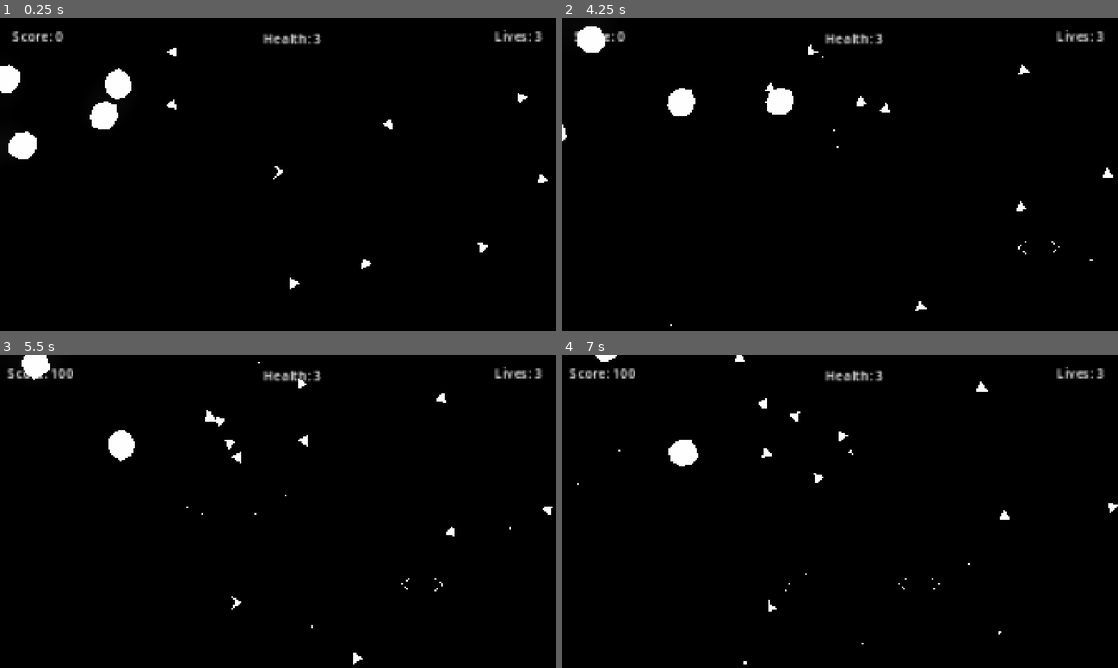
Above: before the commit, frames 1-4 (two rows, left to right).
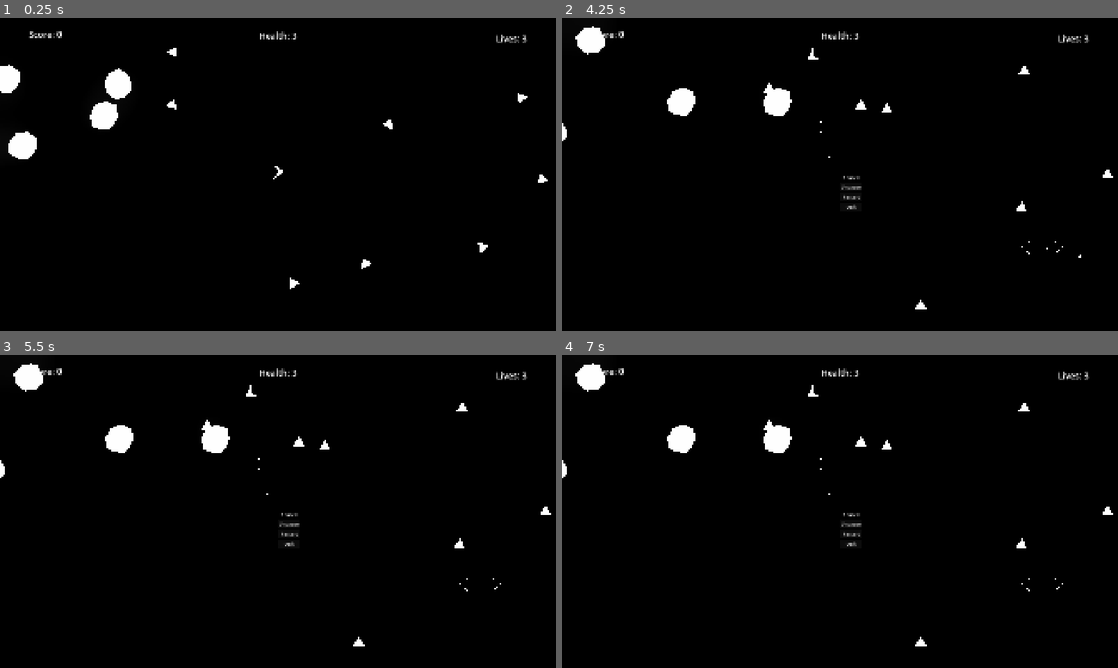
Above: after the commit, the same moments.

Repository: Sunny-Days-Ahead/asteroids
Game: Godot game, scene res://main.tscn
The game is run twice, just before and just after one commit, with the same random seed, the same clock (stepped at 60 frames per second) and the same inputs.
Inputs:
- Up to frame 1 (0.25 s): no input
- Up to frame 2 (4.25 s): hold Right (right) 0.53-1.28 s; tap Space (shoot) every 0.75 s from 0.6 to 3.6 s; hold S (down) 1.28-2.03 s; hold Right (right) 2.03-2.78 s; hold W (up) 2.78-3.53 s; hold A (left) from 3.53 s (still down); tap Escape (pause, bound only after the commit) at 4.15 s
- Up to frame 3 (5.5 s): tap Space (shoot) at 4.35, 5.1 s; release A (left) at 5.03 s; hold S (down) from 5.03 s (still down)
- Up to frame 4 (7 s): release S (down) at 5.78 s; hold Right (right) 5.78-6.53 s; tap Space (shoot) at 5.85, 6.6 s; hold W (up) from 6.53 s (still down)

The runs differ from the first frame. In frame 1, 0.7% of the frame differs, in the area x 2-98%, y 3-9%; in frame 2, 1.1%; in frame 3, 2.4%; in frame 4, 2.7%, in the area x 0-100%, y 0-99%.

Commit message:
trying to get menus working but to no avail

Diff:
--- a/actors/player/player_ship.gd
+++ b/actors/player/player_ship.gd
@@ -52,12 +52,11 @@
 	rotation += rotation_direction * rotation_speed * delta
 	move_and_slide()
 
-@warning_ignore("unused_parameter")
-func _process(delta: float) -> void:
+func _process(_delta: float) -> void:
 	position.x = wrapf(position.x, 0, screen_size.x)
 	position.y = wrapf(position.y, 0, screen_size.y)
 
-@warning_ignore("unused_parameter")
+
 func _on_area_2d_area_entered(area: Area2D) -> void:
 	print(area.collision_layer)
 	if area.get_collision_layer_value(1):
--- a/main.gd
+++ b/main.gd
@@ -14,6 +14,10 @@
 # Called when the node enters the scene tree for the first time.
 func _ready() -> void:
 	player_score = 0
+	#player_health = 3
+	#player_lives = 3
+	$"HUD/Pause Menu".hide()
+	$HUD/GameOver.hide()
 	spawn_asteroid(4)
 	spawn_ufo()
 	spawn_no_of_small_asteroids(8)
@@ -21,6 +25,10 @@
 # Called every frame. 'delta' is the elapsed time since the previous frame.
 @warning_ignore("unused_parameter")
 func _process(delta: float) -> void:
+	if Input.is_action_just_pressed("pause"):
+		$"HUD/Pause Menu".show()
+		$"HUD/Pause Menu".grab_focus()
+		get_tree().paused = true
 	if player_health <= 0 :
 		var length = get_viewport().size.y
 		var width = get_viewport().size.x
@@ -35,7 +43,8 @@
 		$HUD/Control/MarginContainer3/PlayerHealth.text = "Health: " + str(player_health)
 		$PlayerShip.global_position = Vector2(width/2, length/2)
 	if player_lives == 0:
-		get_tree().quit()
+		$PlayerShip.hide()
+		$HUD/GameOver.show()
 
 func _on_score_500(hit_ufo):
 	player_score += 500
@@ -121,3 +130,12 @@
 	var ufo_instance = ufo.instantiate()
 	asteroid_container.add_child(ufo_instance)
 	ufo_instance.score_500.connect(_on_score_500)
+
+
+
+func _on_quit_pressed() -> void:
+	get_tree().quit()
+
+
+func _on_unpause_pressed() -> void:
+	get_tree().paused == false
--- a/main.tscn
+++ b/main.tscn
@@ -4,6 +4,18 @@
 [ext_resource type="Script" uid="uid://bgwwbms7eommy" path="res://main.gd" id="1_lquwl"]
 [ext_resource type="AudioStream" uid="uid://djvq6jtdjfmf5" path="res://sounds/explosion-2.wav" id="3_1bvp3"]
 [ext_resource type="AudioStream" uid="uid://cjg1qebnqrarv" path="res://sounds/explosion.wav" id="4_lquwl"]
+
+[sub_resource type="LabelSettings" id="LabelSettings_1bvp3"]
+font_size = 30
+
+[sub_resource type="LabelSettings" id="LabelSettings_lquwl"]
+font_size = 30
+
+[sub_resource type="LabelSettings" id="LabelSettings_7mycd"]
+font_size = 30
+
+[sub_resource type="LabelSettings" id="LabelSettings_g4v7s"]
+font_size = 72
 
 [sub_resource type="Environment" id="Environment_yf21c"]
 background_mode = 3
@@ -16,8 +28,46 @@
 [node name="main" type="Node2D" unique_id=941547634 node_paths=PackedStringArray("asteroid_container")]
 script = ExtResource("1_lquwl")
 asteroid_container = NodePath("AsteroidContainer")
+player_lives = 1
 
 [node name="HUD" type="Node" parent="." unique_id=65225613]
+
+[node name="Pause Menu" type="Control" parent="HUD" unique_id=1101074922]
+layout_mode = 3
+anchors_preset = 8
+anchor_left = 0.5
+anchor_top = 0.5
+anchor_right = 0.5
+anchor_bottom = 0.5
+grow_horizontal = 2
+grow_vertical = 2
+
+[node name="MarginContainer" type="MarginContainer" parent="HUD/Pause Menu" unique_id=2034692980]
+layout_mode = 0
+offset_right = 40.0
+offset_bottom = 40.0
+
+[node name="VBoxContainer" type="VBoxContainer" parent="HUD/Pause Menu/MarginContainer" unique_id=371152498]
+layout_mode = 2
+
+[node name="Label" type="Label" parent="HUD/Pause Menu/MarginContainer/VBoxContainer" unique_id=2117663904]
+process_mode = 2
+layout_mode = 2
+text = "Paused"
+horizontal_alignment = 1
+
+[node name="Unpause" type="Button" parent="HUD/Pause Menu/MarginContainer/VBoxContainer" unique_id=1723672733]
+layout_mode = 2
+text = "Unpause"
+
+[node name="Restart" type="Button" parent="HUD/Pause Menu/MarginContainer/VBoxContainer" unique_id=1963161930]
+layout_mode = 2
+text = "Restart"
+
+[node name="Quit" type="Button" parent="HUD/Pause Menu/MarginContainer/VBoxContainer" unique_id=1995051085]
+layout_mode = 2
+text = "Quit
+"
 
 [node name="Control" type="Control" parent="HUD" unique_id=1521026973]
 layout_mode = 3
@@ -38,28 +88,28 @@
 grow_horizontal = 0
 offset_transform_enabled = true
 offset_transform_position = Vector2(-100, 50)
-offset_transform_scale = Vector2(2.88, 2.88)
 
 [node name="PlayerLives" type="Label" parent="HUD/Control/MarginContainer" unique_id=1904675976]
 layout_mode = 2
 text = "Lives: 3"
+label_settings = SubResource("LabelSettings_1bvp3")
 
 [node name="MarginContainer2" type="MarginContainer" parent="HUD/Control" unique_id=1709155821]
 layout_mode = 1
 offset_right = 61.0
 offset_bottom = 23.0
 offset_transform_enabled = true
-offset_transform_position = Vector2(100, 50)
-offset_transform_scale = Vector2(2.88, 2.88)
+offset_transform_position = Vector2(100, 35)
 metadata/_edit_use_anchors_ = true
 
 [node name="PlayerScore" type="Label" parent="HUD/Control/MarginContainer2" unique_id=250311417]
 layout_mode = 2
 size_flags_horizontal = 4
 text = "Score: 0"
+label_settings = SubResource("LabelSettings_lquwl")
 
 [node name="MarginContainer3" type="MarginContainer" parent="HUD/Control" unique_id=1044258635]
-custom_minimum_size = Vector2(100, 50)
+custom_minimum_size = Vector2(0, 125)
 layout_mode = 1
 anchors_preset = 5
 anchor_left = 0.5
@@ -69,11 +119,43 @@
 offset_right = 49.99994
 offset_bottom = 49.0
 grow_horizontal = 2
-scale = Vector2(2.88, 2.88)
 
 [node name="PlayerHealth" type="Label" parent="HUD/Control/MarginContainer3" unique_id=1474947753]
 layout_mode = 2
 text = "Health: 3"
+label_settings = SubResource("LabelSettings_7mycd")
+
+[node name="GameOver" type="Control" parent="HUD" unique_id=1021600233]
+layout_mode = 3
+anchors_preset = 15
+anchor_right = 1.0
+anchor_bottom = 1.0
+grow_horizontal = 2
+grow_vertical = 2
+
+[node name="MarginContainer" type="MarginContainer" parent="HUD/GameOver" unique_id=1065819639]
+layout_mode = 1
+anchors_preset = 8
+anchor_left = 0.5
+anchor_top = 0.5
+anchor_right = 0.5
+anchor_bottom = 0.5
+offset_left = -197.0
+offset_top = -67.0
+offset_right = 197.0
+offset_bottom = 67.0
+grow_horizontal = 2
+grow_vertical = 2
+
+[node name="VBoxContainer" type="VBoxContainer" parent="HUD/GameOver/MarginContainer" unique_id=1385069400]
+layout_mode = 2
+
+[node name="GameOverText" type="Label" parent="HUD/GameOver/MarginContainer/VBoxContainer" unique_id=1638028873]
+process_mode = 2
+layout_mode = 2
+size_flags_horizontal = 4
+text = "GAMEOVER"
+label_settings = SubResource("LabelSettings_g4v7s")
 
 [node name="Background" type="ColorRect" parent="." unique_id=216199276]
 custom_minimum_size = Vector2(1920, 1080)
@@ -102,6 +184,8 @@
 [node name="Explosion2" type="AudioStreamPlayer2D" parent="AudioController" unique_id=659822378]
 stream = ExtResource("4_lquwl")
 
+[connection signal="pressed" from="HUD/Pause Menu/MarginContainer/VBoxContainer/Unpause" to="." method="_on_unpause_pressed"]
+[connection signal="pressed" from="HUD/Pause Menu/MarginContainer/VBoxContainer/Quit" to="." method="_on_quit_pressed"]
 [connection signal="player_hit" from="PlayerShip" to="." method="_on_player_ship_player_hit"]
 [connection signal="player_shot" from="PlayerShip" to="." method="_on_player_ship_player_shot"]
 [connection signal="timeout" from="AsteroidTimer" to="." method="_on_asteroid_timer_timeout"]
--- /dev/null
+++ b/pause_menu.gd
@@ -0,0 +1,11 @@
+extends Control
+
+
+# Called when the node enters the scene tree for the first time.
+func _ready() -> void:
+	pass # Replace with function body.
+
+
+# Called every frame. 'delta' is the elapsed time since the previous frame.
+func _process(delta: float) -> void:
+	pass
--- /dev/null
+++ b/pause_menu.tscn
@@ -0,0 +1,38 @@
+[gd_scene format=3 uid="uid://dfhd0dd21uomr"]
+
+[node name="PauseMenu" type="Control" unique_id=1101074922]
+process_mode = 2
+layout_mode = 3
+anchors_preset = 8
+anchor_left = 0.5
+anchor_top = 0.5
+anchor_right = 0.5
+anchor_bottom = 0.5
+grow_horizontal = 2
+grow_vertical = 2
+
+[node name="MarginContainer" type="MarginContainer" parent="." unique_id=2034692980]
+layout_mode = 0
+offset_right = 40.0
+offset_bottom = 40.0
+
+[node name="VBoxContainer" type="VBoxContainer" parent="MarginContainer" unique_id=371152498]
+layout_mode = 2
+
+[node name="Label" type="Label" parent="MarginContainer/VBoxContainer" unique_id=2117663904]
+layout_mode = 2
+text = "Paused"
+horizontal_alignment = 1
+
+[node name="Button" type="Button" parent="MarginContainer/VBoxContainer" unique_id=1723672733]
+layout_mode = 2
+text = "Unpause"
+
+[node name="Button2" type="Button" parent="MarginContainer/VBoxContainer" unique_id=1963161930]
+layout_mode = 2
+text = "Restart"
+
+[node name="Button3" type="Button" parent="MarginContainer/VBoxContainer" unique_id=1995051085]
+layout_mode = 2
+text = "Quit
+"
--- a/project.godot
+++ b/project.godot
@@ -56,6 +56,11 @@
 "events": [Object(InputEventKey,"resource_local_to_scene":false,"resource_name":"","device":-1,"window_id":0,"alt_press …(191 unchanged characters)…
 ]
 }
+pause={
+"deadzone": 0.2,
+"events": [Object(InputEventKey,"resource_local_to_scene":false,"resource_name":"","device":-1,"window_id":0,"alt_pressed":false,"shift_pressed":false,"ctrl_pressed":false,"meta_pressed":false,"pressed":false,"keycode":0,"physical_keycode":4194305,"key_label":0,"unicode":0,"location":0,"echo":false,"script":null)
+]
+}
 
 [layer_names]
 
Not shown, added: pause_menu.gd.uid
